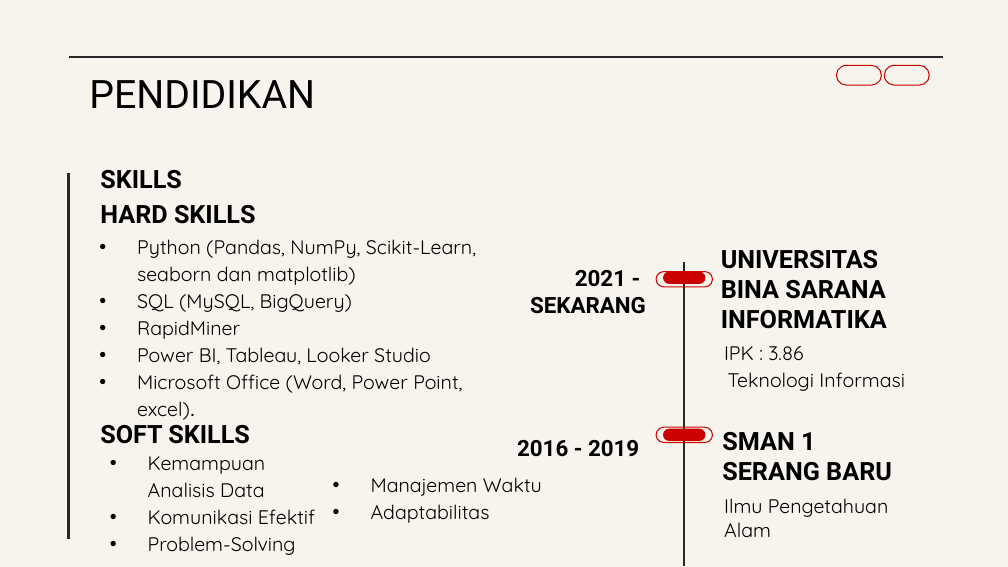
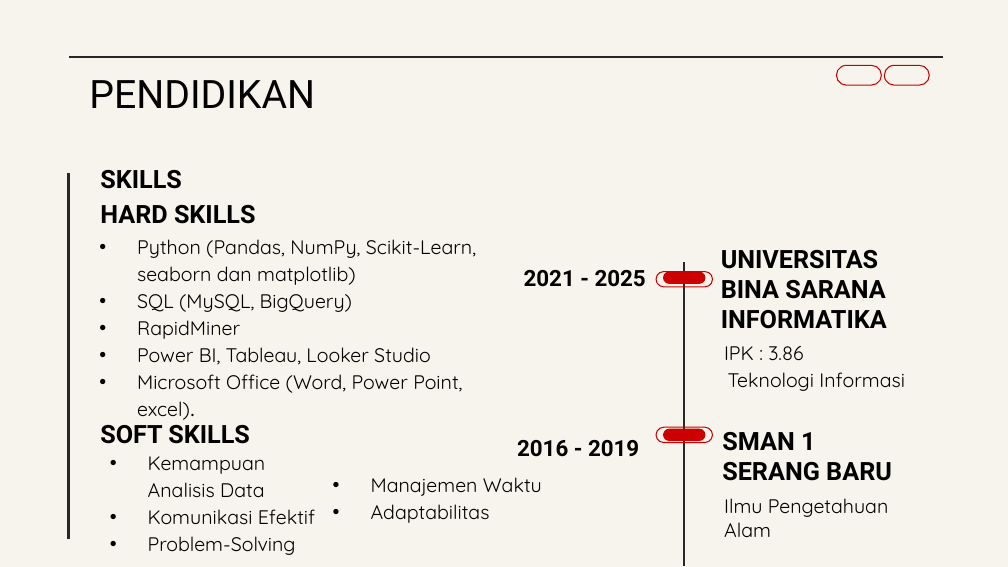
Before and after one commit to DisyaAriza/Project_magang, a slide deck: slide 3 of Portopolio Disya.pptx. Drawn at 1008x567 pixels with LibreOffice and Linux fonts; fonts in the diff are those of the drawing. Boxes give left, top, right and bottom in pixels: in the first picture for what was removed or moved away, otherwise in the second. Text is boxed around its words. In the diff, an @@ line names an element or a change of style, - is before the commit and + after.

```diff
--- a/Portopolio Disya.pptx
+++ b/Portopolio Disya.pptx
@@ text at <box>524,270,646,287</box>: text changed @@
-2021 - SEKARANG
+2021 - 2025
```
Also in this commit, not shown: 9 other slides changed, 1 slide added, 2 slides removed, 1 other file.
